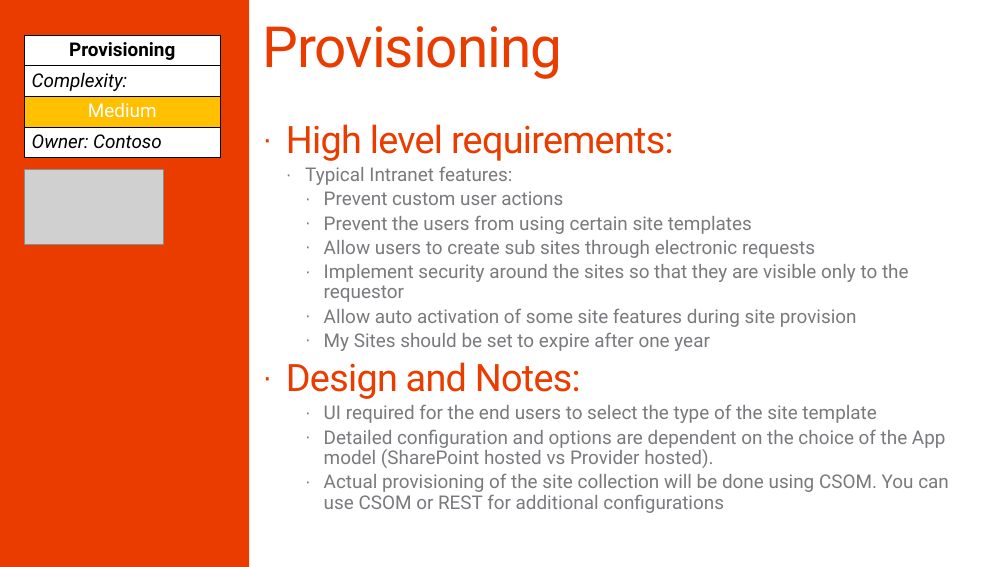
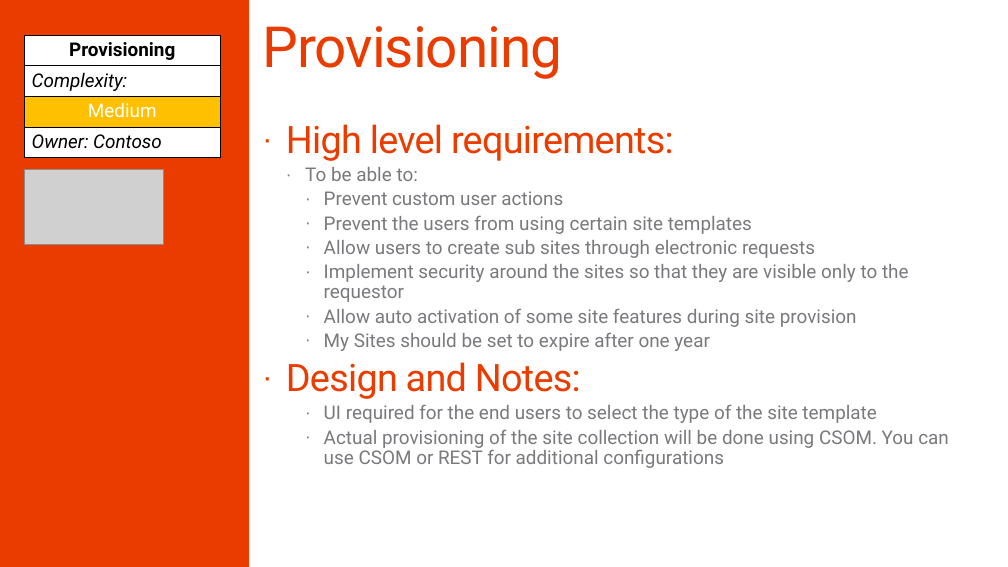
Before and after one commit to SharePoint/PnP-Guidance, a slide deck: slide 13 of PnP Transformation Process/Samples/PnP Transformation - Solution Design Report - Contoso.pptx. Drawn at 1008x567 pixels with LibreOffice and Linux fonts; fonts in the diff are those of the drawing; grey boxes stand for pictures; background and template pictures are left out. Boxes give left, top, right and bottom in pixels: in the first picture for what was removed or moved away, otherwise in the second. Text is boxed around its words. In the diff, an @@ line names an element or a change of style, - is before the commit and + after.

```diff
--- a/PnP Transformation Process/Samples/PnP Transformation - Solution Design Report - Contoso.pptx
+++ b/PnP Transformation Process/Samples/PnP Transformation - Solution Design Report - Contoso.pptx
@@ text at [305,167,418,181]: text changed @@
-  · Typical Intranet features:
+  · To be able to:
@@ text at [324,429,946,468]: paragraph removed @@
-    · Detailed configuration and options are dependent on the choice of the App model (SharePoint hosted vs Provider hosted).
```
Also in this commit, not shown: 3 other slides changed, 1 slide added, 3 other files.
